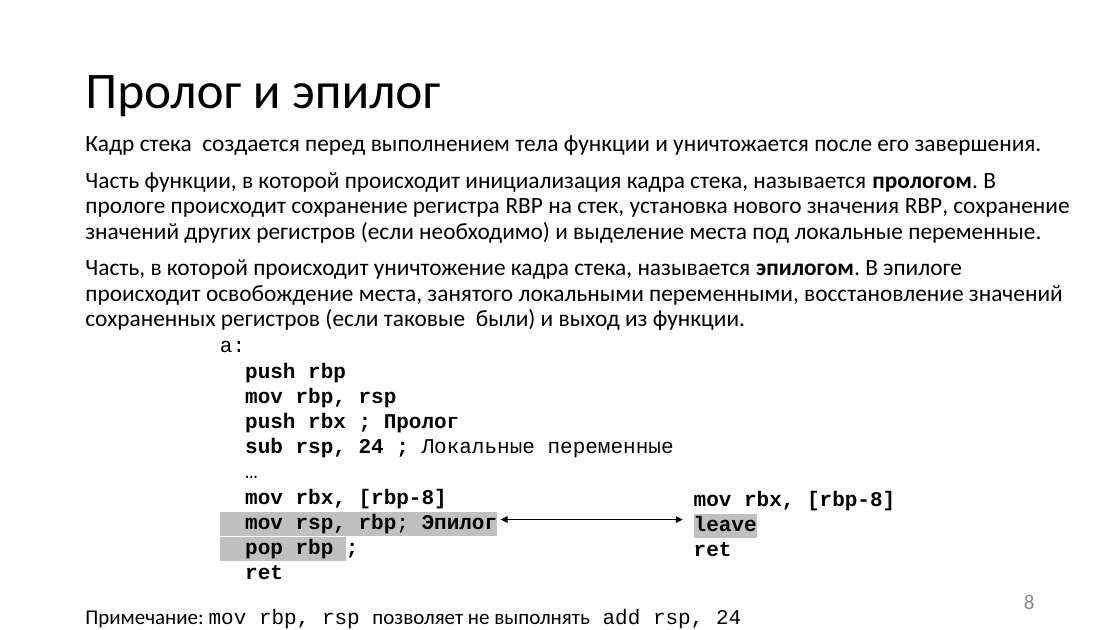
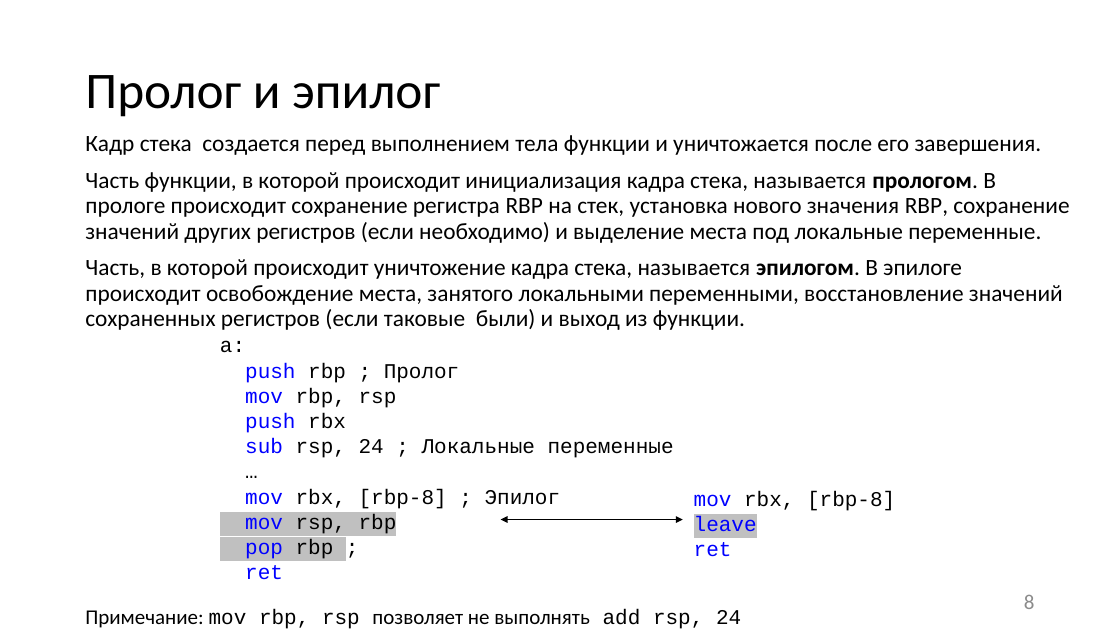
Before and after one commit to itsecd/low-level-programming, a slide deck: slide 8 of Lectures/3.Calling_conventions/Lecture3.pptx. Drawn at 1120x630 pixels with LibreOffice and Linux fonts; fonts in the diff are those of the drawing. Boxes give left, top, right and bottom in pixels: in the first picture for what was removed or moved away, otherwise in the second. Text is boxed around its words. In the diff, an @@ line names an element or a change of style, - is before the commit and + after.

```diff
--- a/Lectures/3.Calling_conventions/Lecture3.pptx
+++ b/Lectures/3.Calling_conventions/Lecture3.pptx
@@ text at [245, 363, 460, 383]: text changed; bold off @@
-push rbp
+push rbp ; Пролог
@@ text at [245, 388, 674, 580]: text colour #000000 to #0000FF in "mov", "sub", "pop", "ret"; bold off in "mov rbp, rsp", "sub rsp, 24 ;", "pop rbp ;", "ret" @@
@@ text at [245, 413, 346, 433]: text changed; text colour #000000 to #0000FF; bold off @@
-push rbx ; Пролог
+push rbx
@@ text at [245, 489, 561, 536]: text changed; bold off @@
-mov rbx, [rbp-8]
-mov rsp, rbp; Эпилог
+mov rbx, [rbp-8] ; Эпилог
+mov rsp, rbp
@@ text "mov rbx, [rbp-8]" at [694, 491, 895, 557]: text colour #000000 to #0000FF in "mov", "leave", "ret"; bold off @@
```
Also in this commit, not shown: 38 other slides changed, 1 slide added, 2 slides removed, 1 other file.
